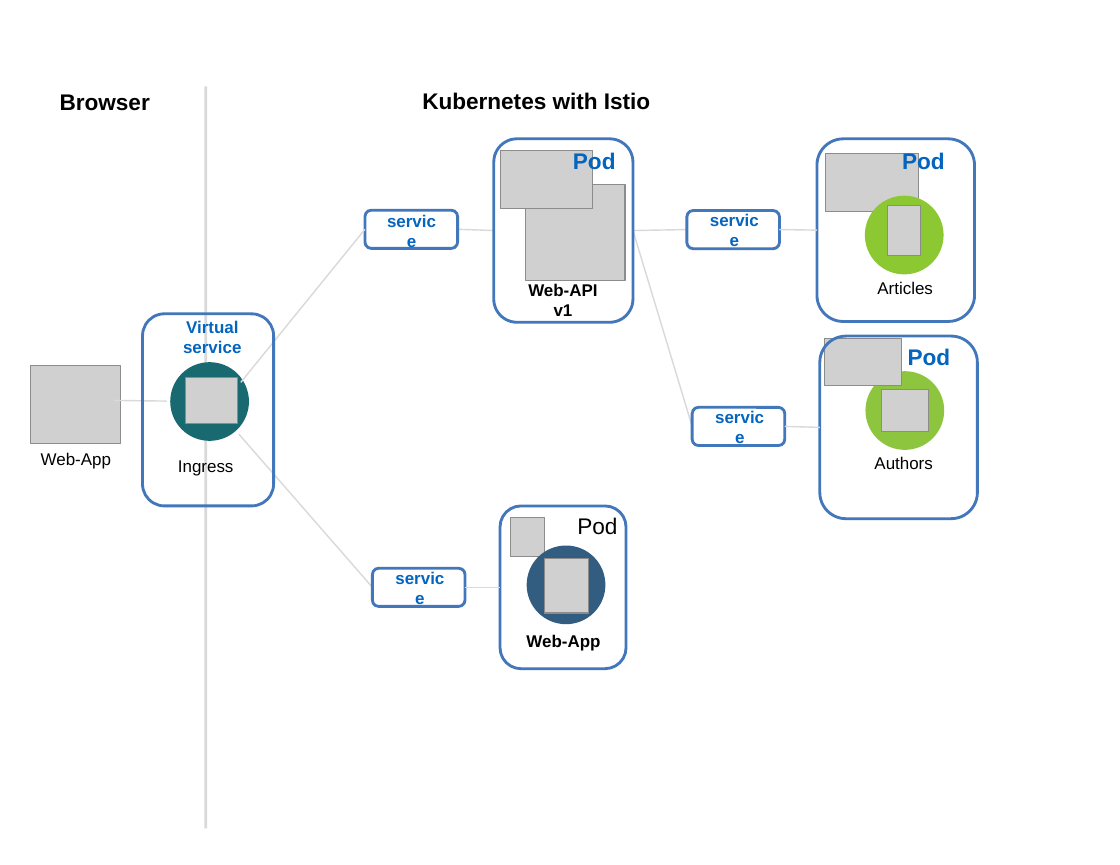
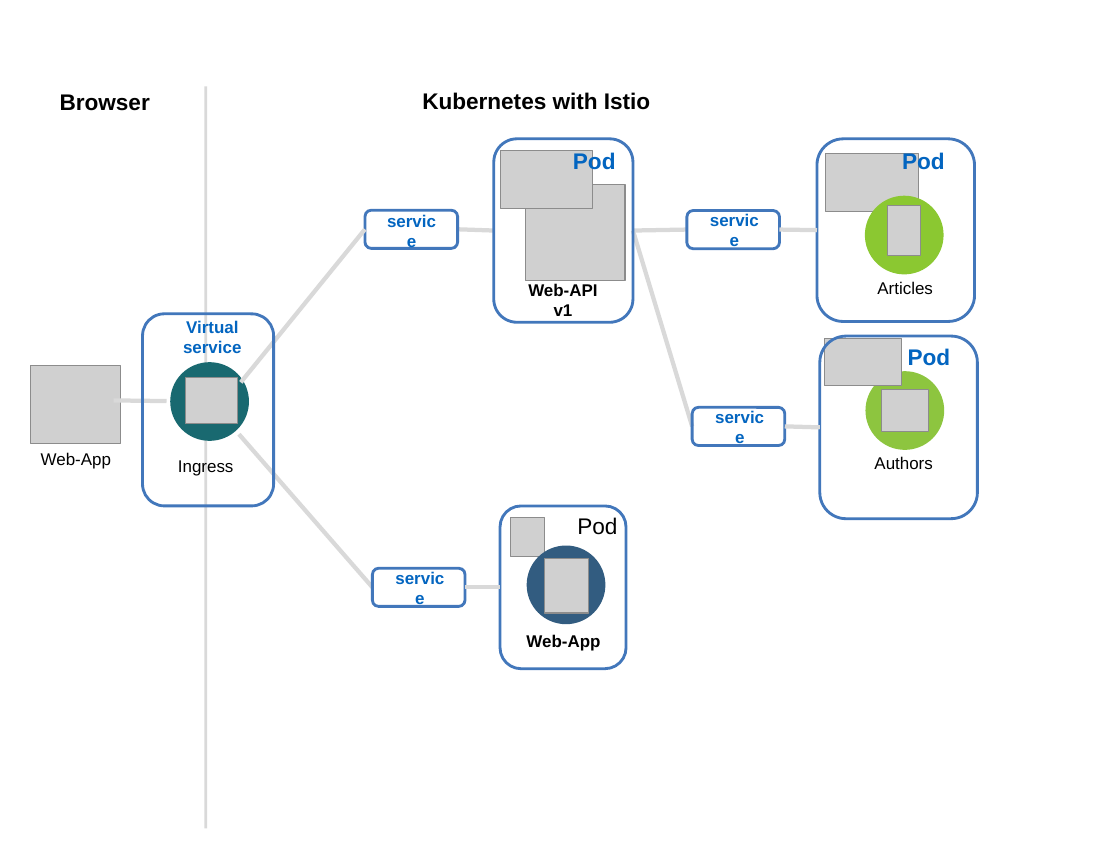
Before and after one commit to thomassuedbroecker/cloud-native-starter, a slide deck: slide 5 of workshop/images/architecture.pptx (slide 4 before the commit). Drawn at 1120x865 pixels with LibreOffice and Linux fonts; fonts in the diff are those of the drawing; grey boxes stand for pictures. Boxes give left, top, right and bottom in pixels: in the first picture for what was removed or moved away, otherwise in the second. Text is boxed around its words. In the diff, an @@ line names an element or a change of style, - is before the commit and + after.

```diff
--- a/workshop/images/architecture.pptx
+++ b/workshop/images/architecture.pptx
@@ line (241, 383) - (365, 229): stroke #D9D9D9 1 pt to #D9D9D9 3 pt @@
@@ line (457, 229) - (494, 231): stroke #D9D9D9 1 pt to #D9D9D9 3 pt @@
@@ line (687, 230) - (633, 231): stroke #D9D9D9 1 pt to #D9D9D9 3 pt @@
@@ line (633, 231) - (692, 427): stroke #D9D9D9 1 pt to #D9D9D9 3 pt @@
@@ line (780, 230) - (817, 230): stroke #D9D9D9 1 pt to #D9D9D9 3 pt @@
@@ line (114, 400) - (167, 401): stroke #D9D9D9 1 pt to #D9D9D9 3 pt @@
@@ line (239, 435) - (373, 587): stroke #D9D9D9 1 pt to #D9D9D9 3 pt @@
@@ line (785, 427) - (820, 428): stroke #D9D9D9 1 pt to #D9D9D9 3 pt @@
@@ line (465, 587) - (500, 587): stroke #D9D9D9 1 pt to #D9D9D9 3 pt @@
```
Also in this commit, not shown: 2 other slides changed, 1 slide added, 8 other files.
